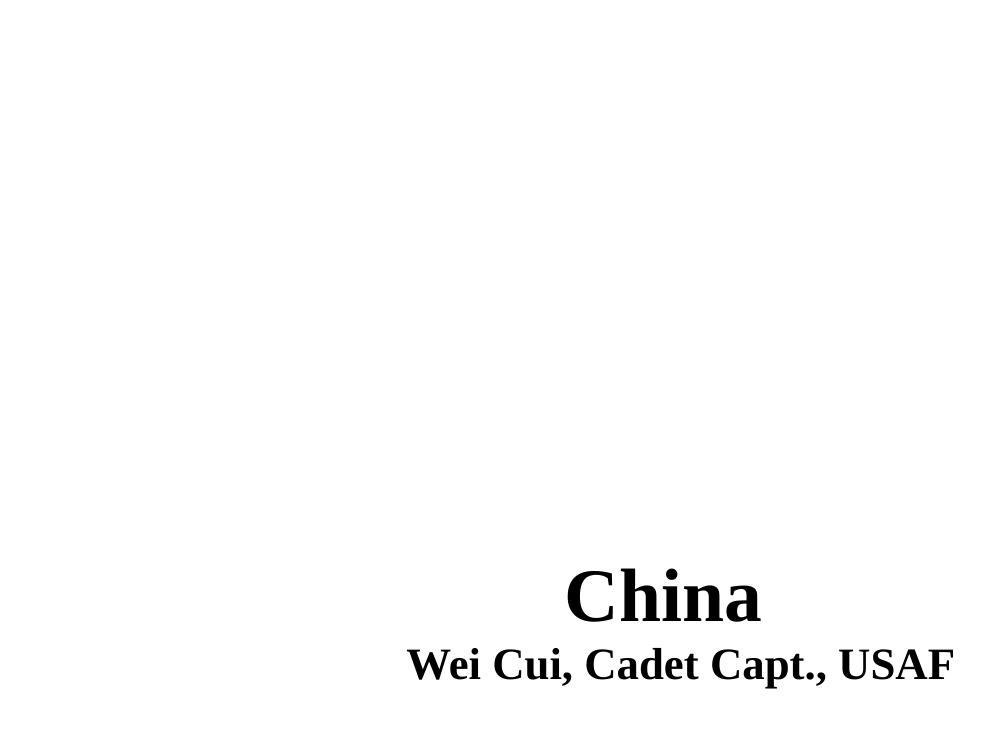
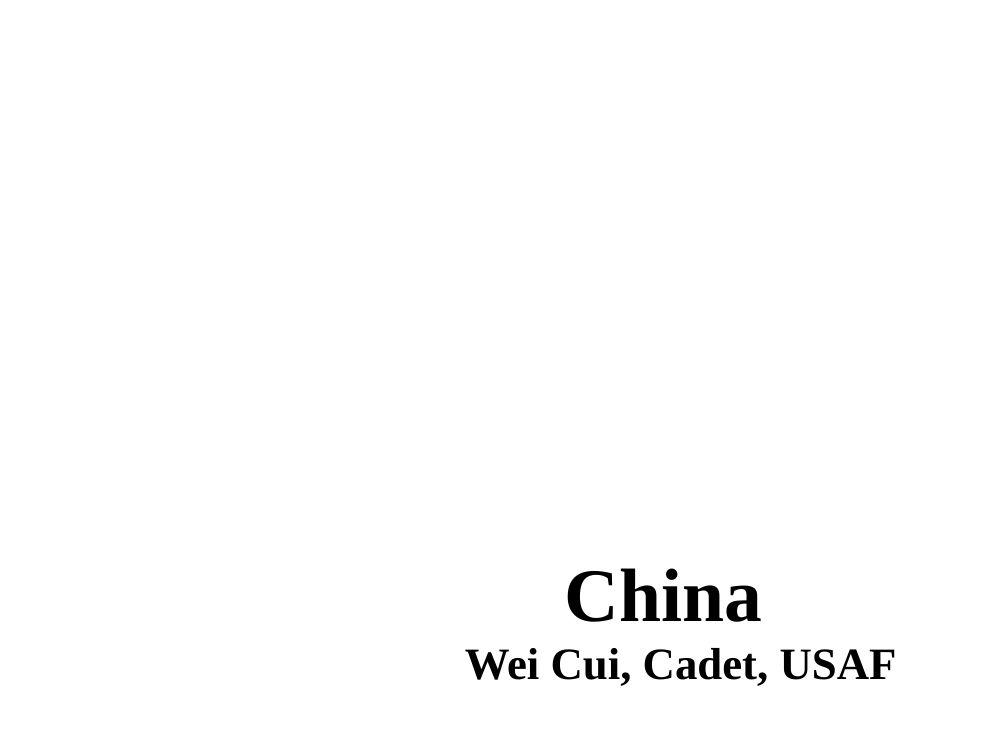
Before and after one commit to 360bobcui/OTSbackgroundpaper, a slide deck: slide 1 of Cui_Brief.pptx. Drawn at 1008x756 pixels with LibreOffice and Linux fonts; fonts in the diff are those of the drawing; background and template pictures are left out. Boxes give left, top, right and bottom in pixels: in the first picture for what was removed or moved away, otherwise in the second. Text is boxed around its words. In the diff, an @@ line names an element or a change of style, - is before the commit and + after.

```diff
--- a/Cui_Brief.pptx
+++ b/Cui_Brief.pptx
@@ subtitle at [465,648,897,686]: text changed @@
-Wei Cui, Cadet Capt., USAF
+Wei Cui, Cadet, USAF
```
Also in this commit, not shown: 2 other slides changed, 2 other files.
